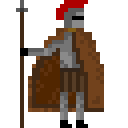
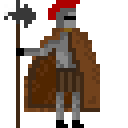
Layer changes from the first 128 x 128 image to the second:
added group "Grupo de camadas" with 3 layers above "Fundo" over (4, 0, 100, 128)
added layer "lança" in group "Grupo de camadas" over (4, 0, 36, 128)
added layer "cabeça" in group "Grupo de camadas" over (48, 0, 80, 28)
added layer "corpo" in group "Grupo de camadas" over (16, 28, 100, 128)
painted on "Fundo" over (16, 0, 104, 128)
